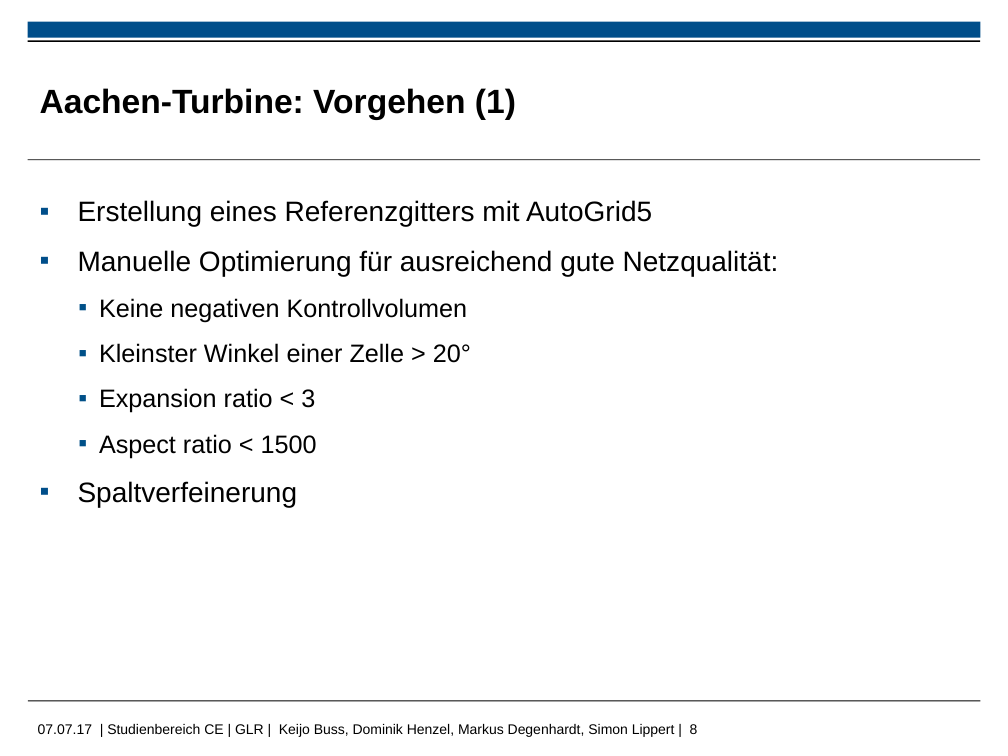
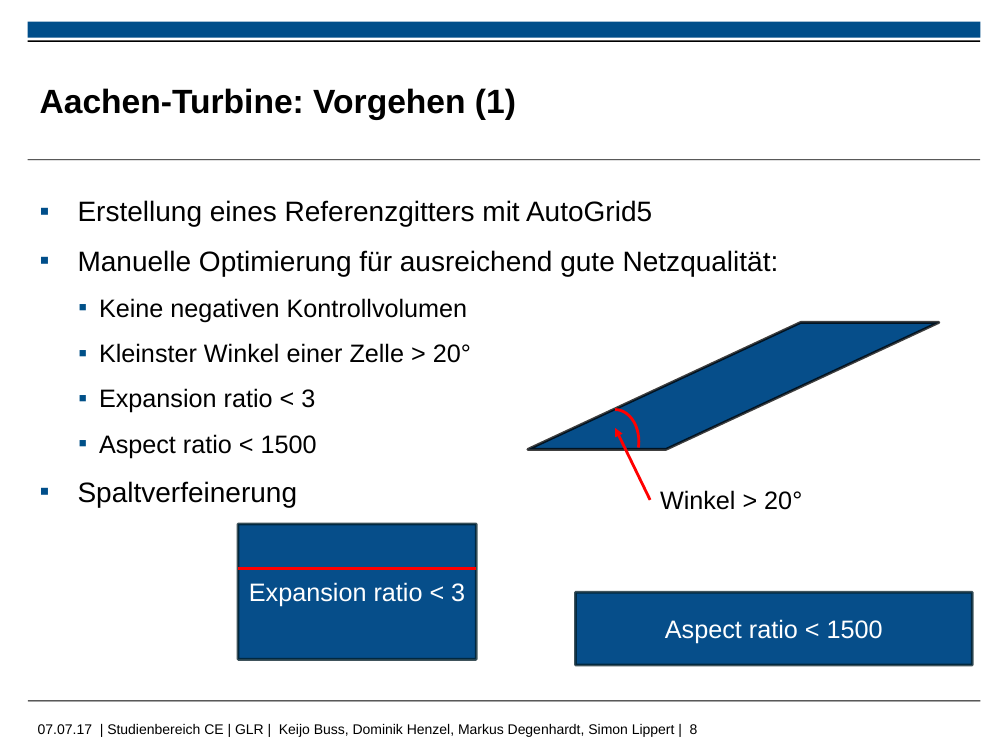
Before and after one commit to MDegenhardt/AusarbeitungADP, a slide deck: slide 8 of Präsentation/Abschluss_Präsentation_Markus.pptx. Drawn at 1008x756 pixels with LibreOffice and Linux fonts; fonts in the diff are those of the drawing; background and template pictures are left out. Boxes give left, top, right and bottom in pixels: in the first picture for what was removed or moved away, otherwise in the second. Text is boxed around its words. In the diff, an @@ line names an element or a change of style, - is before the commit and + after.

Commit message:
update grafiken asp exp ratio winkel

```diff
--- a/Präsentation/Abschluss_Präsentation_Markus.pptx
+++ b/Präsentation/Abschluss_Präsentation_Markus.pptx
@@ parallelogram added at (528, 323, 939, 450), fill #064E8A, outline #000000 2 pt @@
@@ arc (boxed as its full ellipse) added at (592, 409, 639, 473), outline #FF0000 2 pt @@
@@ arrow added from (650, 500) to (615, 428), #FF0000 2 pt @@
@@ text added at (660, 490, 802, 510), 18 pt, text #000000 @@
+Winkel > 20°
@@ rectangle added at (238, 524, 476, 659), fill #064E8A, outline #001C26 2 pt, 18 pt, text #FFFFFF @@
+Expansion ratio < 3
@@ line added from (238, 569) to (476, 569), #FF0000 2 pt @@
@@ rectangle added at (576, 593, 973, 665), fill #064E8A, outline #001C26 2 pt, 18 pt, text #FFFFFF @@
+Aspect ratio < 1500
```
